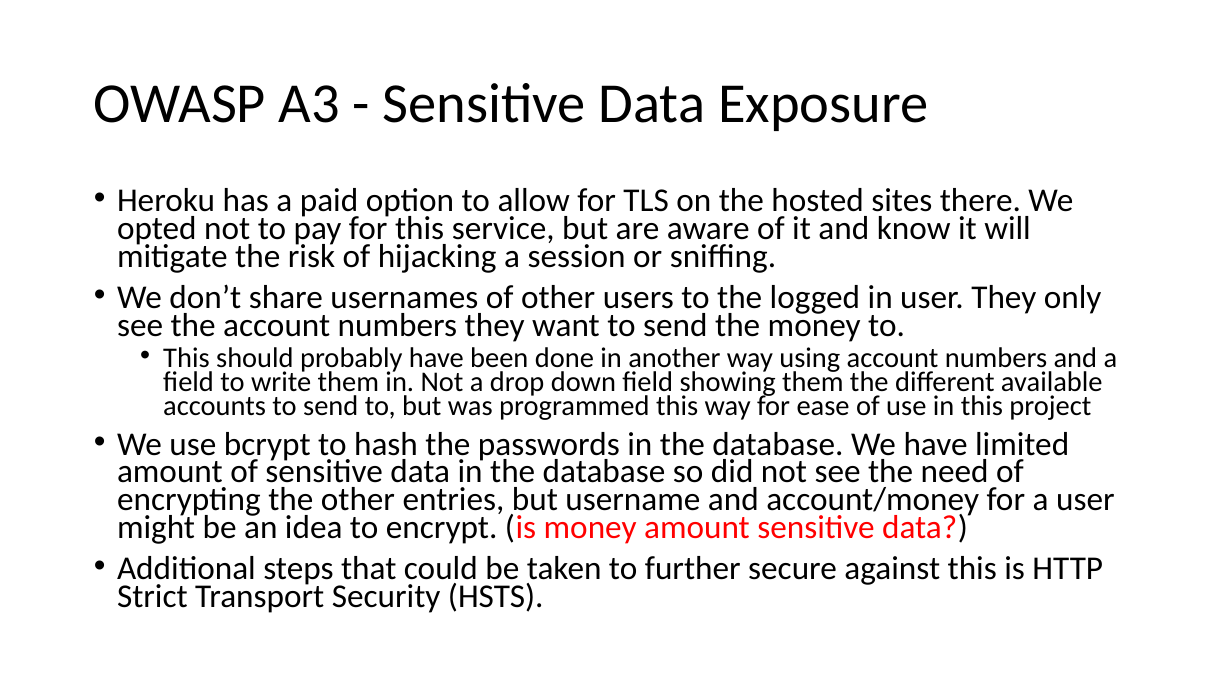
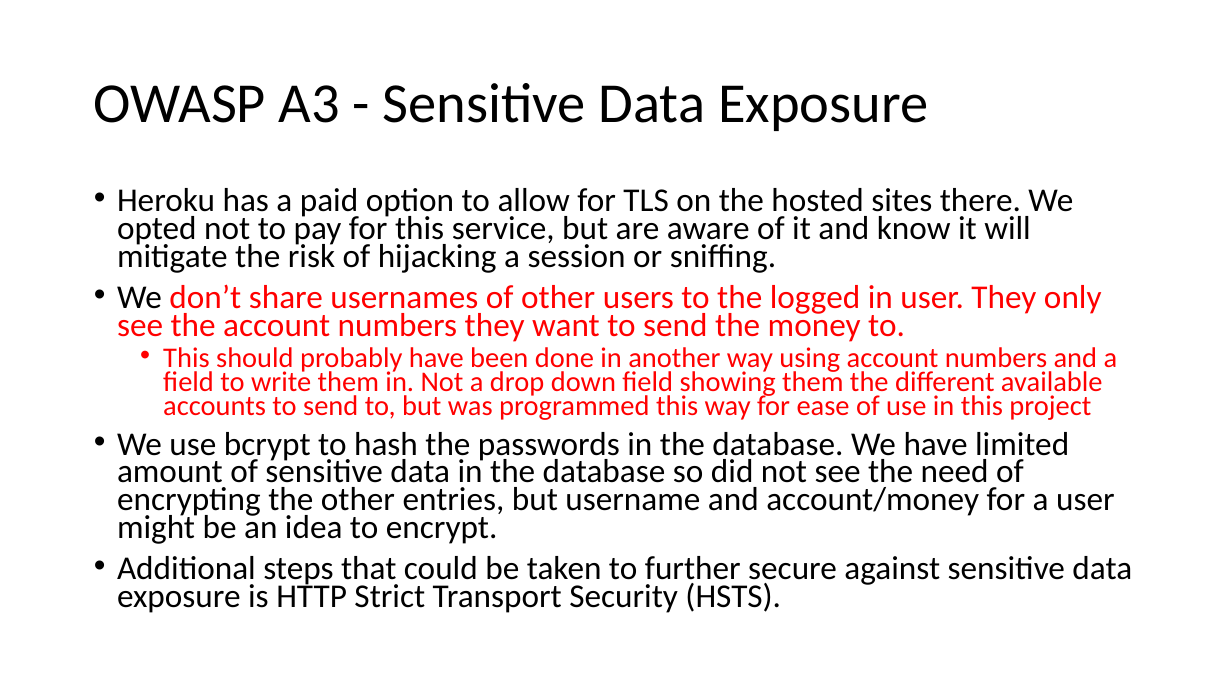
Before and after one commit to jkunnas58/dat250_netbank_fall_2020, a slide deck: slide 13 of Project_report_group_9.pptx. Drawn at 1232x693 pixels with LibreOffice and Linux fonts; fonts in the diff are those of the drawing. Boxes give left, top, right and bottom in pixels: in the first picture for what was removed or moved away, otherwise in the second. Text is boxed around its words. In the diff, an @@ line names an element or a change of style, - is before the commit and + after.

Commit message:
update presentation

```diff
--- a/Project_report_group_9.pptx
+++ b/Project_report_group_9.pptx
@@ text at (117, 284, 1118, 420): text colour #000000 to #FF0000 in "don’t share usernames of other users to ...", "This should probably have been done in ..." @@
@@ text at (117, 432, 1132, 613): text changed @@
-• We use bcrypt to hash the passwords in the database. We have limited amount of sensitive data in the database so did not see the need of encrypting the other entries, but username and account/money for a user might be an idea to encrypt. (is money amount sensitive data?)
-• Additional steps that could be taken to further secure against this is HTTP Strict Transport Security (HSTS).
+• We use bcrypt to hash the passwords in the database. We have limited amount of sensitive data in the database so did not see the need of encrypting the other entries, but username and account/money for a user might be an idea to encrypt.
+• Additional steps that could be taken to further secure against sensitive data exposure is HTTP Strict Transport Security (HSTS).
```
Also in this commit, not shown: 7 other slides changed.
